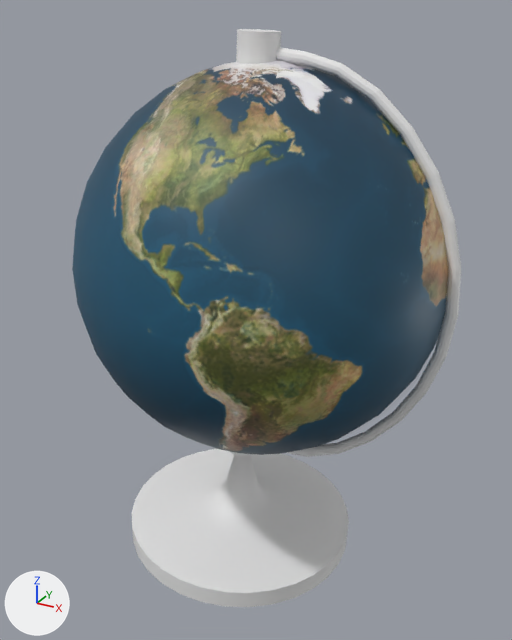
An edit to the FBX model Pawns/Space/Earth/Earth.fbx, drawn before and after from the same camera.
Rendered twice from a 50 mm camera at (0.179, -0.304, 0.297) aimed at (0.011, 0.0, 0.145). Arrows for +X, +Y and +Z are at lower left; the lights stay in place.

The scene before the commit, as lines of its bpy script (objects in view):
```python
me_cylinder = bpy.data.meshes.new('Cylinder')
me_cylinder.from_pydata(...)  # 320 vertices, 230 faces; spans x -0.066..0.066, y -0.066..0.066, z 0.001..0.284
me_cylinder.materials.append(mat_parttocolor)  # white #e7e7e7
me_sphere = bpy.data.meshes.new('Sphere')
me_sphere.from_pydata(...)  # 482 vertices, 480 faces; spans x -0.095..0.095, y -0.095..0.095, z 0.072..0.269
me_sphere.materials.append(mat_earthmodel)  # picture img_earthmap1k_jpg
me_sphere_001 = bpy.data.meshes.new('Sphere.001')
me_sphere_001.from_pydata(...)  # 204 vertices, 192 faces; spans x 0.022..0.133, y -0.003..0.004, z 0.063..0.279
me_sphere_001.materials.append(mat_parttocolor)  # white #e7e7e7
ob_curve = bpy.data.objects.new('Curve', me_sphere_001)
ob_curve.parent = ob_cylinder
ob_curve.location = (-0.024, 0.0, 0.0)
ob_cylinder = bpy.data.objects.new('Cylinder', me_cylinder)
ob_cylinder.location = (0.0, 0.0, 0.0041)
ob_cylinder.rotation_euler = (0.0, 0.0454, 0.0)  # degrees (0, 2.6, 0)
ob_sphere = bpy.data.objects.new('Sphere', me_sphere)
ob_sphere.parent = ob_cylinder
ob_sphere.location = (0.0, 0.0, 0.00415)
ob_sphere.rotation_euler = (0.0, 0.0454, 0.0)  # degrees (0, 2.6, 0)
```
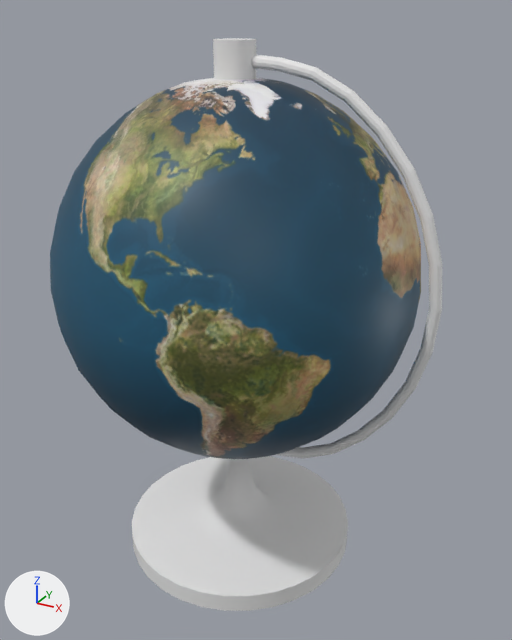
Location of each change, (x1, y1, x2, y2) in pixels of the pictures (512 x 640 px):
'Sphere', moved, turned
    before: (72, 61, 448, 455)
    after: (50, 78, 421, 459)
'Cylinder', moved, turned
    before: (132, 29, 349, 607)
    after: (132, 38, 348, 611)
'Curve', moved, turned
    before: (275, 47, 461, 457)
    after: (251, 54, 442, 459)

What the commit changed:
Object 'Sphere' (ob_sphere) turns from (0, 2.6, 0) to (0, 0, 0) degrees about x, y and z.
Object 'Sphere' (ob_sphere) moves from (0.0, 0.0, 0.00415) to (0.0, 0.0, 0.0).
Object 'Cylinder' (ob_cylinder) turns from (0, 2.6, 0) to (0, 0, 0) degrees about x, y and z.
Object 'Cylinder' (ob_cylinder) moves from (0.0, 0.0, 0.0041) to (0.0, 0.0, 0.0).
